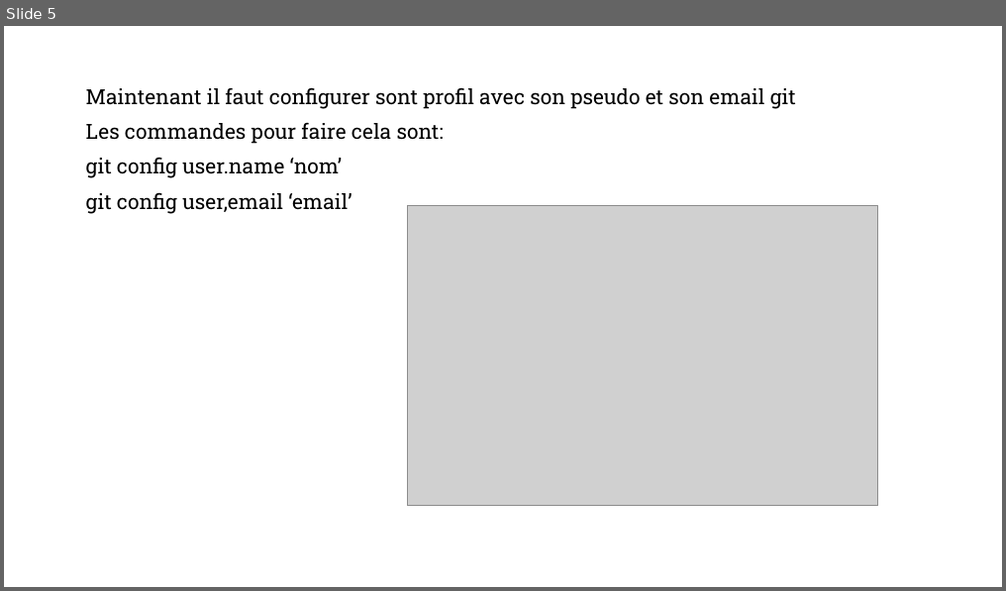
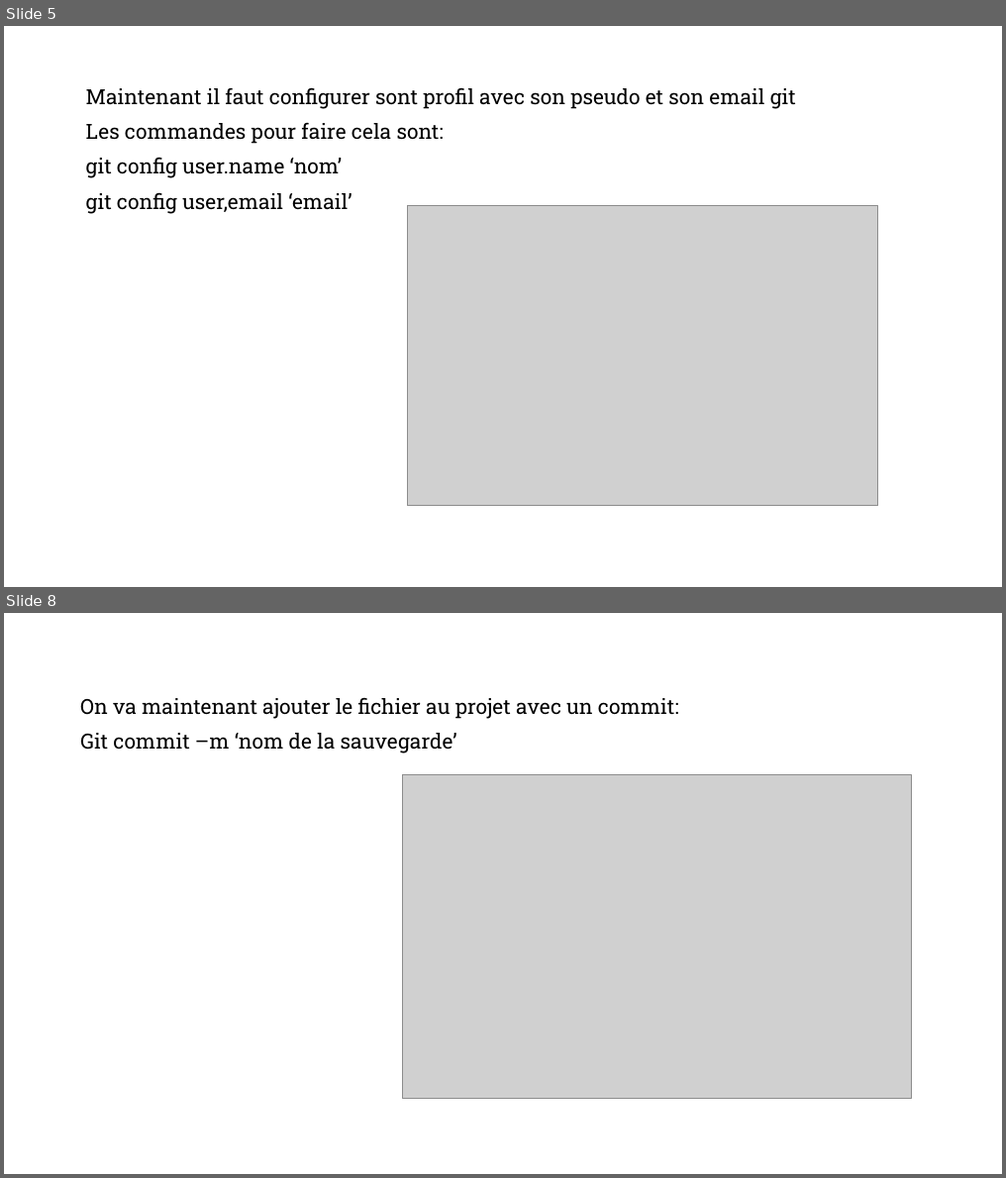
Before and after one commit to Nialee37/tutoGit, a slide deck: tutoGit.pptx. Shown one above the other, each under a label of ours: slide 5 before the commit, slides 5 and 8 after it; the slides between them are not shown. The pictures are 1006x591 and 1006x1178 pixels, drawn with LibreOffice and Linux fonts; fonts in the diff are those of the drawing; grey boxes stand for pictures; background and template pictures are left out. Boxes give left, top, right and bottom in pixels: in the first picture for what was removed or moved away, otherwise in the second. Text is boxed around its words. In the diff, an @@ line names an element or a change of style, - is before the commit and + after.

Commit message:
seconde sauvegarde

```diff
--- a/tutoGit.pptx
+++ b/tutoGit.pptx
@@ slide 8 added at bbox=[4, 613, 1002, 1174], background #FFFFFF; not listed: 1 template element that a slide beside it also shows @@
@@ text added at bbox=[80, 697, 679, 754], 20 pt, text #000000 @@
+On va maintenant ajouter le fichier au projet avec un commit:
+Git commit –m ‘nom de la sauvegarde’
@@ picture added at bbox=[403, 775, 912, 1100] @@
```
Also in this commit, not shown: 1 slide changed, 7 other slides added, 1 other file.
